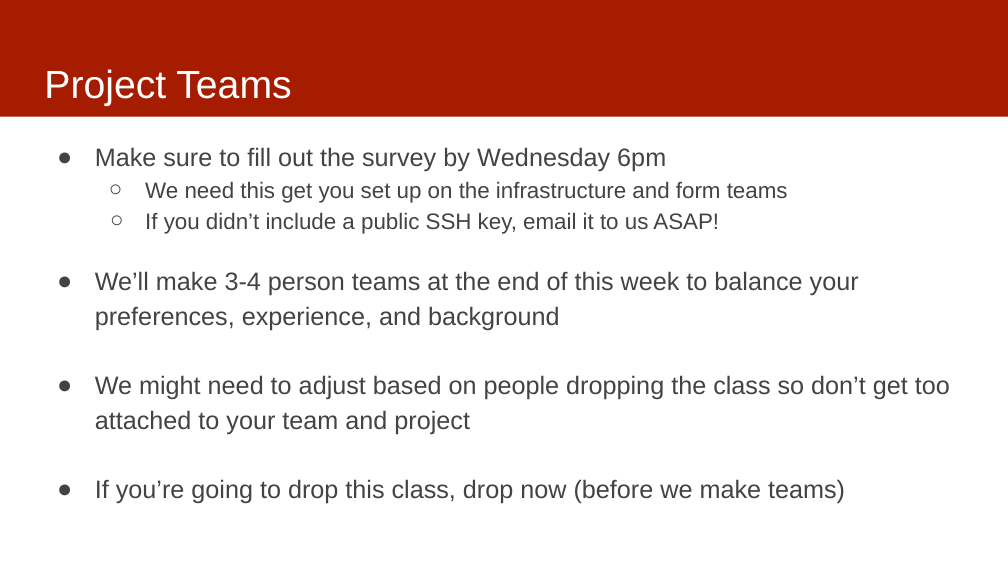
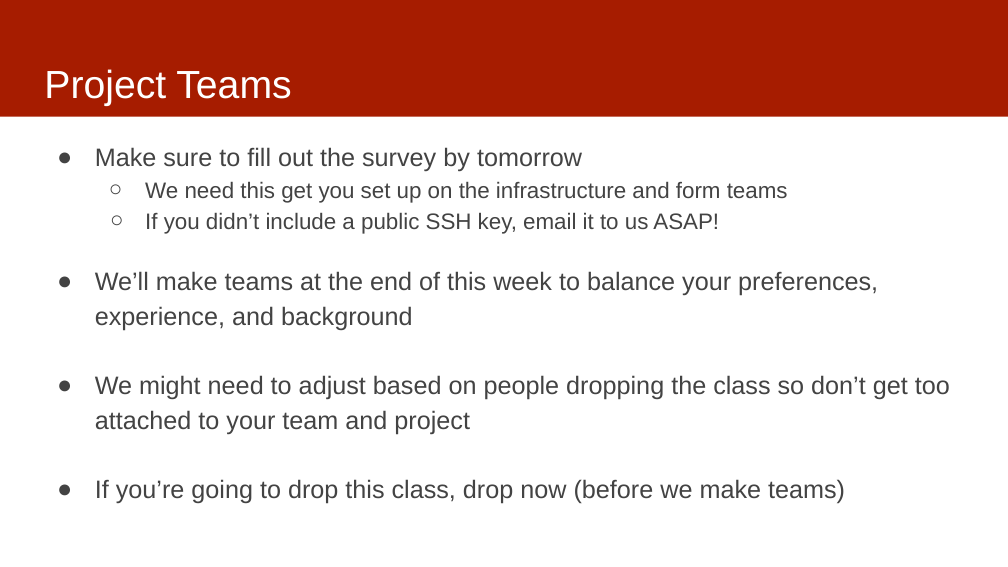
Before and after one commit to dssg/mlforpublicpolicylab, a slide deck: slide 11 of Lectures/01-ClassOverview.pptx (slide 13 before the commit). Drawn at 1008x567 pixels with LibreOffice and Linux fonts; fonts in the diff are those of the drawing. Boxes give left, top, right and bottom in pixels: in the first picture for what was removed or moved away, otherwise in the second. Text is boxed around its words. In the diff, an @@ line names an element or a change of style, - is before the commit and + after.

```diff
--- a/Lectures/01-ClassOverview.pptx
+++ b/Lectures/01-ClassOverview.pptx
@@ text at [95, 147, 582, 172]: text changed @@
-● Make sure to fill out the survey by Wednesday 6pm
+● Make sure to fill out the survey by tomorrow
@@ text at [95, 271, 878, 330]: text changed @@
-● We’ll make 3-4 person teams at the end of this week to balance your preferences, experience, and background
+● We’ll make teams at the end of this week to balance your preferences, experience, and background
```
Also in this commit, not shown: 5 other slides changed, 2 slides removed.
